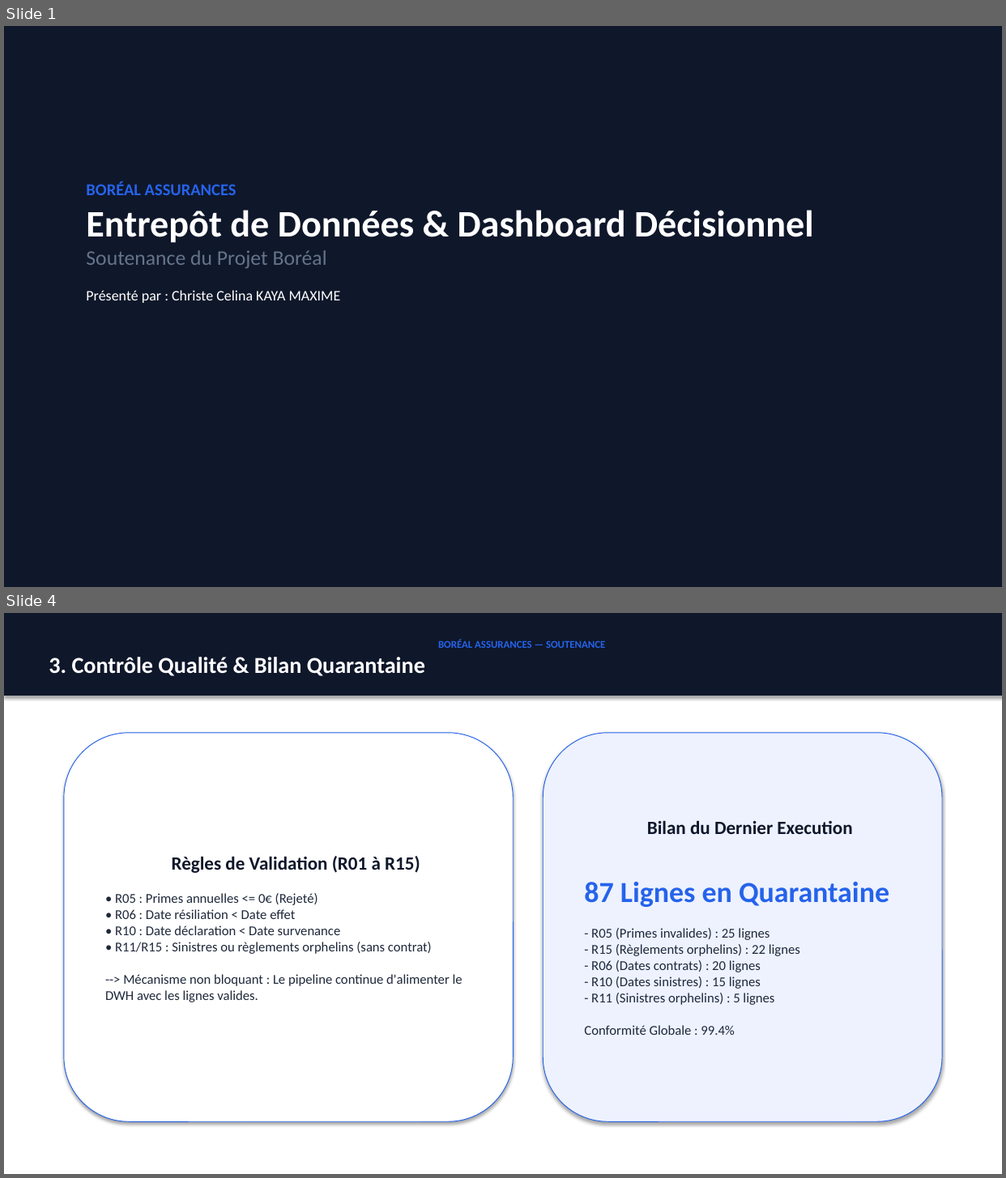
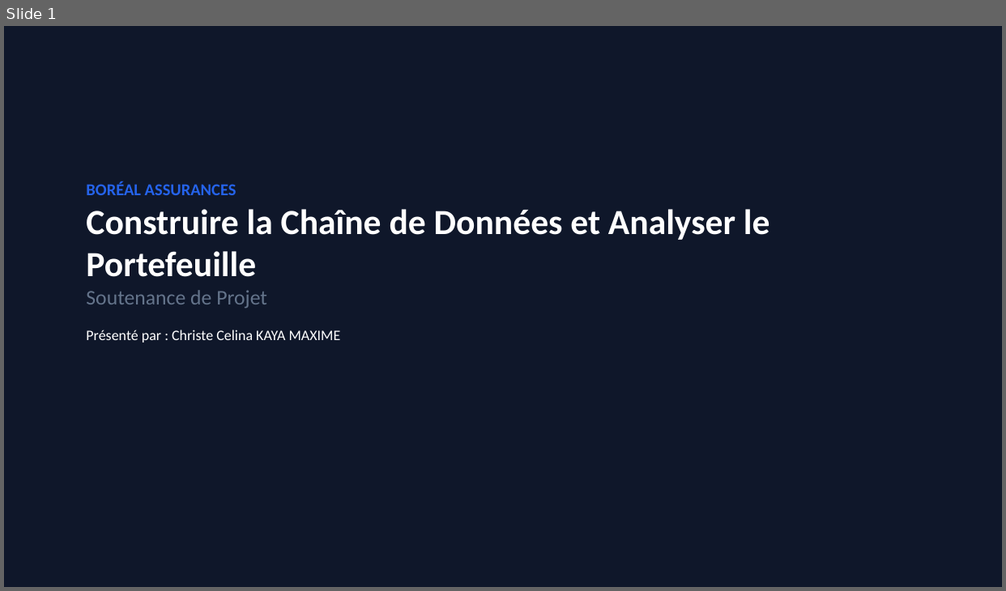
Before and after one commit to kmcc2001/projet_boreal_assurances, a slide deck: KAYA_Boreal_Presentation.pptx. Shown one above the other, each under a label of ours: slides 1 and 4 before the commit, slide 1 after it; the slides between them are not shown. The pictures are 1006x1178 and 1006x591 pixels, drawn with LibreOffice and Linux fonts; fonts in the diff are those of the drawing. Boxes give left, top, right and bottom in pixels: in the first picture for what was removed or moved away, otherwise in the second. Text is boxed around its words. In the diff, an @@ line names an element or a change of style, - is before the commit and + after.

Commit message:
Finalisation su projet

```diff
--- a/KAYA_Boreal_Presentation.pptx
+++ b/KAYA_Boreal_Presentation.pptx
@@ slide 4 removed at <box>4,613,1002,1174</box>, background #FFFFFF @@
@@ rectangle removed at <box>4,613,1002,696</box> @@
-BORÉAL ASSURANCES — SOUTENANCE
-3. Contrôle Qualité & Bilan Quarantaine
@@ rounded rectangle removed at <box>64,733,513,1122</box> @@
-Règles de Validation (R01 à R15)
-• R05 : Primes annuelles <= 0€ (Rejeté)
-• R06 : Date résiliation < Date effet
-• R10 : Date déclaration < Date survenance
-• R11/R15 : Sinistres ou règlements orphelins (sans contrat)
---> Mécanisme non bloquant : Le pipeline continue d'alimenter le DWH avec les lignes valides.
@@ rounded rectangle removed at <box>543,733,942,1122</box> @@
-Bilan du Dernier Execution
-87 Lignes en Quarantaine
-- R05 (Primes invalides) : 25 lignes
-- R15 (Règlements orphelins) : 22 lignes
-- R06 (Dates contrats) : 20 lignes
-- R10 (Dates sinistres) : 15 lignes
-- R11 (Sinistres orphelins) : 5 lignes
-Conformité Globale : 99.4%
@@ slide 1 changed as well @@
@@ text at <box>86,209,770,308</box>: text changed; size 36 to 34 pt @@
-Entrepôt de Données & Dashboard Décisionnel
-Soutenance du Projet Boréal
+Construire la Chaîne de Données et Analyser le Portefeuille
+Soutenance de Projet
```
Also in this commit, not shown: 1 other slide changed, 5 slides added, 4 other slides removed, 9 other files.
